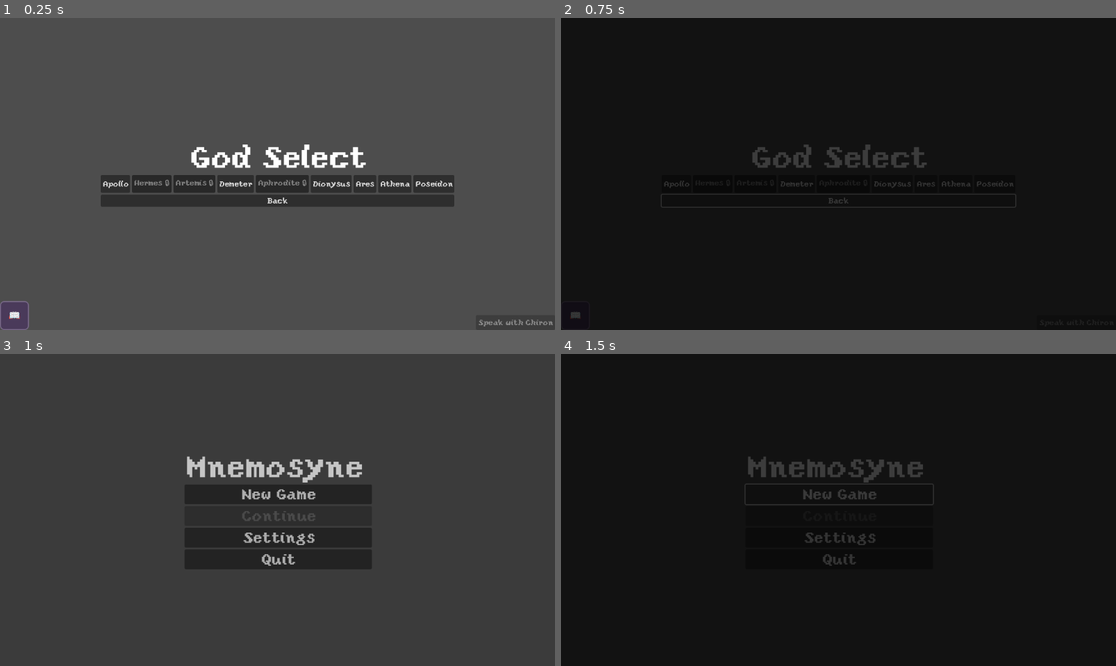
Above: before the commit, frames 1-4 (two rows, left to right).
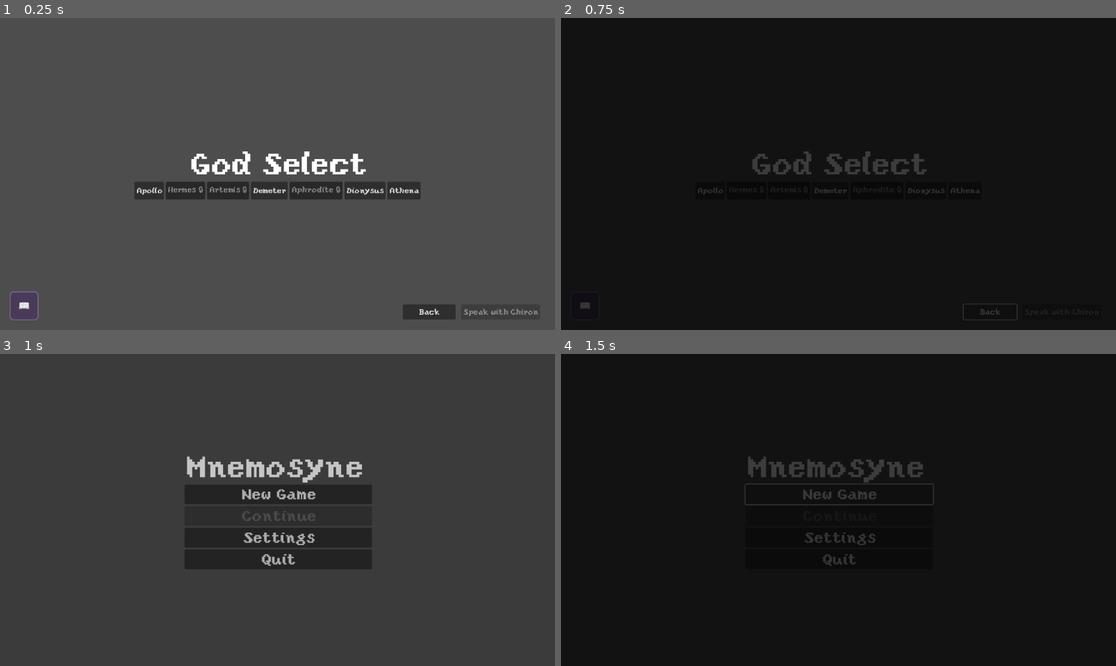
Above: after the commit, the same moments.

Repository: leslieharding/Mnemosyne
Game: Godot game, scene res://Scenes/GameModeSelect.tscn
Same seed, same stepped clock (60 frames per second), same inputs: the game is played once before the commit and once after it. This scene is started directly instead of the project's main scene.
Inputs:
- Up to frame 1 (0.25 s): no input
- Up to frame 2 (0.75 s): click "Back" at 0.5 s
- Up to frame 3 (1 s): no input
- Up to frame 4 (1.5 s): click "New Game" at 1.25 s

The runs differ from the first frame. In frame 1, 6.5% of the frame differs, in the area x 0-100%, y 40-100%; in frame 2, 1.8%; in frame 3, nothing differs; in frame 4, nothing differs.

Commit message:
updated apollo cards, journal button location

Diff:
--- a/Resources/Collections/Apollo.tres
+++ b/Resources/Collections/Apollo.tres
@@ -149,7 +149,7 @@
 script = ExtResource("1_vqrrp")
 card_name = "Eos"
 values = Array[int]([2, 2, 2, 2])
-description = "The dawn approaches"
+description = "Rosey Fingered Eos throws open the doors to a new day"
 abilities = Array[ExtResource("2_gowu1")]([SubResource("Resource_bi2ap")])
 level_data = Array[ExtResource("4_2h7tk")]([])
 uses_level_progression = false
@@ -157,99 +157,99 @@
 
 [sub_resource type="Resource" id="Resource_p3s3h"]
 script = ExtResource("1_vqrrp")
-card_name = ""
+card_name = "Calliope"
+values = Array[int]([6, 6, 6, 6])
+description = "lovely voice personified"
+abilities = Array[ExtResource("2_gowu1")]([])
+level_data = Array[ExtResource("4_2h7tk")]([])
+uses_level_progression = false
+metadata/_custom_type_script = "uid://lhqcxql28o5c"
+
+[sub_resource type="Resource" id="Resource_s8wyg"]
+script = ExtResource("1_vqrrp")
+card_name = "Orpheus"
+values = Array[int]([3, 3, 3, 3])
+description = "Row you bastards row"
+abilities = Array[ExtResource("2_gowu1")]([])
+level_data = Array[ExtResource("4_2h7tk")]([])
+uses_level_progression = false
+metadata/_custom_type_script = "uid://lhqcxql28o5c"
+
+[sub_resource type="Resource" id="Resource_tl28v"]
+script = ExtResource("1_vqrrp")
+card_name = "Eurydice"
+values = Array[int]([5, 5, 5, 5])
+description = "I'll be right behind you, have faith "
+abilities = Array[ExtResource("2_gowu1")]([])
+level_data = Array[ExtResource("4_2h7tk")]([])
+uses_level_progression = false
+metadata/_custom_type_script = "uid://lhqcxql28o5c"
+
+[sub_resource type="Resource" id="Resource_6lt0f"]
+script = ExtResource("1_vqrrp")
+card_name = "Marsyas "
+values = Array[int]([2, 2, 2, 2])
+description = "Of course I cant play it upside down, you're a cheat Apollo"
+abilities = Array[ExtResource("2_gowu1")]([])
+level_data = Array[ExtResource("4_2h7tk")]([])
+uses_level_progression = false
+metadata/_custom_type_script = "uid://lhqcxql28o5c"
+
+[sub_resource type="Resource" id="Resource_s7d3i"]
+script = ExtResource("1_vqrrp")
+card_name = "Arion"
+values = Array[int]([2, 2, 2, 2])
+description = "Would you allow me one last song? Before the sea takes me?"
+abilities = Array[ExtResource("2_gowu1")]([])
+level_data = Array[ExtResource("4_2h7tk")]([])
+uses_level_progression = false
+metadata/_custom_type_script = "uid://lhqcxql28o5c"
+
+[sub_resource type="Resource" id="Resource_vk3b3"]
+script = ExtResource("1_vqrrp")
+card_name = "Cassandra"
+values = Array[int]([3, 4, 3, 4])
+description = "Burn the horse, burn it now!"
+abilities = Array[ExtResource("2_gowu1")]([])
+level_data = Array[ExtResource("4_2h7tk")]([])
+uses_level_progression = false
+metadata/_custom_type_script = "uid://lhqcxql28o5c"
+
+[sub_resource type="Resource" id="Resource_yt4mj"]
+script = ExtResource("1_vqrrp")
+card_name = "Tiresias"
+values = Array[int]([6, 5, 6, 5])
+description = "Use your famed logic Oedipus, the killer of Laius is among us"
+abilities = Array[ExtResource("2_gowu1")]([])
+level_data = Array[ExtResource("4_2h7tk")]([])
+uses_level_progression = false
+metadata/_custom_type_script = "uid://lhqcxql28o5c"
+
+[sub_resource type="Resource" id="Resource_exg8p"]
+script = ExtResource("1_vqrrp")
+card_name = "Calchas"
+values = Array[int]([7, 2, 6, 4])
+description = "9 years it will take my lord, it is as clear to me as ever anything has been"
+abilities = Array[ExtResource("2_gowu1")]([])
+level_data = Array[ExtResource("4_2h7tk")]([])
+uses_level_progression = false
+metadata/_custom_type_script = "uid://lhqcxql28o5c"
+
+[sub_resource type="Resource" id="Resource_i5ydv"]
+script = ExtResource("1_vqrrp")
+card_name = "The Oracle At Delphi"
+values = Array[int]([2, 2, 2, 2])
+description = "Nothing good will come of asking me, but by all means ask away"
+abilities = Array[ExtResource("2_gowu1")]([])
+level_data = Array[ExtResource("4_2h7tk")]([])
+uses_level_progression = false
+metadata/_custom_type_script = "uid://lhqcxql28o5c"
+
+[sub_resource type="Resource" id="Resource_vqeif"]
+script = ExtResource("1_vqrrp")
+card_name = "The Fates"
 values = Array[int]([1, 1, 1, 1])
-description = ""
-abilities = Array[ExtResource("2_gowu1")]([])
-level_data = Array[ExtResource("4_2h7tk")]([])
-uses_level_progression = false
-metadata/_custom_type_script = "uid://lhqcxql28o5c"
-
-[sub_resource type="Resource" id="Resource_s8wyg"]
-script = ExtResource("1_vqrrp")
-card_name = ""
-values = Array[int]([1, 1, 1, 1])
-description = ""
-abilities = Array[ExtResource("2_gowu1")]([])
-level_data = Array[ExtResource("4_2h7tk")]([])
-uses_level_progression = false
-metadata/_custom_type_script = "uid://lhqcxql28o5c"
-
-[sub_resource type="Resource" id="Resource_tl28v"]
-script = ExtResource("1_vqrrp")
-card_name = ""
-values = Array[int]([1, 1, 1, 1])
-description = ""
-abilities = Array[ExtResource("2_gowu1")]([])
-level_data = Array[ExtResource("4_2h7tk")]([])
-uses_level_progression = false
-metadata/_custom_type_script = "uid://lhqcxql28o5c"
-
-[sub_resource type="Resource" id="Resource_6lt0f"]
-script = ExtResource("1_vqrrp")
-card_name = ""
-values = Array[int]([1, 1, 1, 1])
-description = ""
-abilities = Array[ExtResource("2_gowu1")]([])
-level_data = Array[ExtResource("4_2h7tk")]([])
-uses_level_progression = false
-metadata/_custom_type_script = "uid://lhqcxql28o5c"
-
-[sub_resource type="Resource" id="Resource_s7d3i"]
-script = ExtResource("1_vqrrp")
-card_name = ""
-values = Array[int]([1, 1, 1, 1])
-description = ""
-abilities = Array[ExtResource("2_gowu1")]([])
-level_data = Array[ExtResource("4_2h7tk")]([])
-uses_level_progression = false
-metadata/_custom_type_script = "uid://lhqcxql28o5c"
-
-[sub_resource type="Resource" id="Resource_vk3b3"]
-script = ExtResource("1_vqrrp")
-card_name = ""
-values = Array[int]([1, 1, 1, 1])
-description = ""
-abilities = Array[ExtResource("2_gowu1")]([])
-level_data = Array[ExtResource("4_2h7tk")]([])
-uses_level_progression = false
-metadata/_custom_type_script = "uid://lhqcxql28o5c"
-
-[sub_resource type="Resource" id="Resource_yt4mj"]
-script = ExtResource("1_vqrrp")
-card_name = ""
-values = Array[int]([1, 1, 1, 1])
-description = ""
-abilities = Array[ExtResource("2_gowu1")]([])
-level_data = Array[ExtResource("4_2h7tk")]([])
-uses_level_progression = false
-metadata/_custom_type_script = "uid://lhqcxql28o5c"
-
-[sub_resource type="Resource" id="Resource_exg8p"]
-script = ExtResource("1_vqrrp")
-card_name = ""
-values = Array[int]([1, 1, 1, 1])
-description = ""
-abilities = Array[ExtResource("2_gowu1")]([])
-level_data = Array[ExtResource("4_2h7tk")]([])
-uses_level_progression = false
-metadata/_custom_type_script = "uid://lhqcxql28o5c"
-
-[sub_resource type="Resource" id="Resource_i5ydv"]
-script = ExtResource("1_vqrrp")
-card_name = ""
-values = Array[int]([1, 1, 1, 1])
-description = ""
-abilities = Array[ExtResource("2_gowu1")]([])
-level_data = Array[ExtResource("4_2h7tk")]([])
-uses_level_progression = false
-metadata/_custom_type_script = "uid://lhqcxql28o5c"
-
-[sub_resource type="Resource" id="Resource_vqeif"]
-script = ExtResource("1_vqrrp")
-card_name = ""
-values = Array[int]([1, 1, 1, 1])
-description = ""
+description = "What these scissors? Don't you worry my dear just close your eyes"
 abilities = Array[ExtResource("2_gowu1")]([])
 level_data = Array[ExtResource("4_2h7tk")]([])
 uses_level_progression = false
--- a/Scenes/GameModeSelect.tscn
+++ b/Scenes/GameModeSelect.tscn
@@ -19,6 +19,14 @@
 anchor_bottom = 1.0
 grow_horizontal = 2
 grow_vertical = 2
+
+[node name="Button" type="Button" parent="Background"]
+layout_mode = 2
+offset_left = 836.0
+offset_top = 595.0
+offset_right = 946.0
+offset_bottom = 626.0
+text = "Back"
 
 [node name="VBoxContainer" type="VBoxContainer" parent="."]
 layout_mode = 1
@@ -67,21 +75,9 @@
 layout_mode = 2
 text = "Dionysus"
 
-[node name="AresButton" type="Button" parent="VBoxContainer/HBoxContainer"]
-layout_mode = 2
-text = "Ares"
-
 [node name="AthenaButton" type="Button" parent="VBoxContainer/HBoxContainer"]
 layout_mode = 2
 text = "Athena"
-
-[node name="PoseidonButton" type="Button" parent="VBoxContainer/HBoxContainer"]
-layout_mode = 2
-text = "Poseidon"
-
-[node name="Button" type="Button" parent="VBoxContainer"]
-layout_mode = 2
-text = "Back"
 
 [node name="ChironButton" type="Button" parent="."]
 layout_mode = 1
@@ -90,15 +86,17 @@
 anchor_top = 1.0
 anchor_right = 1.0
 anchor_bottom = 1.0
-offset_left = -97.0
-offset_top = -31.0
+offset_left = -142.0
+offset_top = -53.0
+offset_right = -31.0
+offset_bottom = -22.0
 grow_horizontal = 0
 grow_vertical = 0
 text = "Visit Chiron"
 script = ExtResource("2_1fq1s")
 
+[connection signal="pressed" from="Background/Button" to="." method="_on_button_pressed"]
 [connection signal="pressed" from="VBoxContainer/HBoxContainer/ApolloButton" to="." method="_on_apollo_button_pressed"]
 [connection signal="pressed" from="VBoxContainer/HBoxContainer/HermesButton" to="." method="_on_hermes_button_pressed"]
 [connection signal="pressed" from="VBoxContainer/HBoxContainer/ArtemisButton" to="." method="_on_artemis_button_pressed"]
 [connection signal="pressed" from="VBoxContainer/HBoxContainer/AphroditeButton" to="." method="_on_aphrodite_button_pressed"]
-[connection signal="pressed" from="VBoxContainer/Button" to="." method="_on_button_pressed"]
--- a/Scenes/MemoryJournal.tscn
+++ b/Scenes/MemoryJournal.tscn
@@ -45,12 +45,6 @@
 layout_mode = 2
 size_flags_horizontal = 3
 text = "Memory Journal"
-horizontal_alignment = 1
-
-[node name="SummaryLabel" type="Label" parent="MainContainer/VBox/Header"]
-layout_mode = 2
-size_flags_horizontal = 3
-text = "Growing Awareness • 0 Enemies • 0 Gods"
 horizontal_alignment = 1
 
 [node name="CloseButton" type="Button" parent="MainContainer/VBox/Header"]
--- a/Scripts/game_mode_select.gd
+++ b/Scripts/game_mode_select.gd
@@ -16,8 +16,20 @@
 
 func setup_journal_button():
 	if not journal_button:
+		# Create a CanvasLayer to ensure consistent positioning like Apollo
+		var canvas_layer = CanvasLayer.new()
+		canvas_layer.layer = 10  # High layer value to be on top
+		canvas_layer.name = "JournalLayer"
+		add_child(canvas_layer)
+
+		# Create the journal button
 		journal_button = preload("res://Scenes/JournalButton.tscn").instantiate()
-		add_child(journal_button)
+		canvas_layer.add_child(journal_button)
+
+		journal_button.position = Vector2(20, get_viewport().get_visible_rect().size.y - 80)
+		journal_button.size = Vector2(60, 60)
+
+		print("GameModeSelect: Journal button added with CanvasLayer")
 
 func setup_god_buttons():
 	# Check god unlock status
